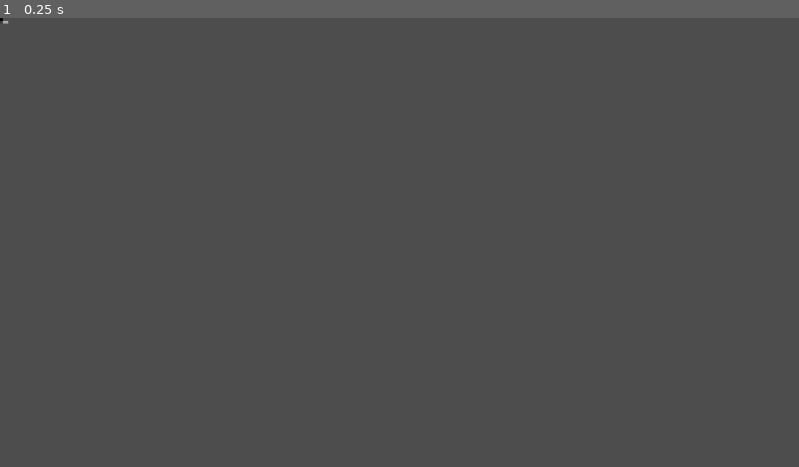
Above: before the commit, frame 1.
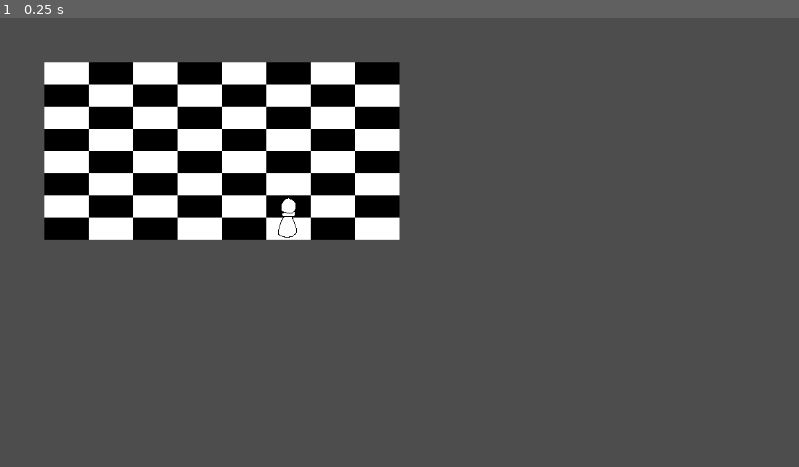
Above: after the commit, the same moment.

Repository: IAmNotIsaac/gwj-73
Game: Godot game, scene res://scenes/world.tscn
The game is run twice, just before and just after one commit, with the same random seed, the same clock (stepped at 60 frames per second) and the same inputs.
Inputs:
- Up to frame 1 (0.25 s): no input

The runs differ from the first frame. In frame 1, 18% of the frame differs, in the area x 0-51%, y 0-50%.

Commit message:
big ole overwrite, changed directions

Diff:
--- a/project.godot
+++ b/project.godot
@@ -16,12 +16,7 @@
 
 [autoload]
 
-Player="*res://singletons/player.tscn"
 Attack="*res://singletons/attack.tscn"
-
-[display]
-
-window/stretch/scale=4.0
 
 [input]
 
--- /dev/null
+++ b/scenes/piece.gd
@@ -0,0 +1,231 @@
+@tool
+class_name Piece
+extends Entity
+
+
+enum Team {
+	WHITE,
+	BLACK,
+	NEUTRAL,
+}
+
+enum Type {
+	PAWN = 1,
+	KNIGHT,
+	BISHOP,
+	ROOK,
+	QUEEN,
+	KING,
+
+	WALL,
+}
+
+const _DELTAS_KNIGHT: Array[Vector2i] = [
+	Vector2i(-1, -2),
+	Vector2i(1, -2),
+	Vector2i(2, -1),
+	Vector2i(1, 2),
+	Vector2i(2, 1),
+	Vector2i(-1, 2),
+	Vector2i(-2, -1),
+	Vector2i(-2, 1),
+]
+
+const _DELTAS_BISHOP: Array[Vector2i] = [
+	Vector2i(-1, -1),
+	Vector2i(1, -1),
+	Vector2i(1, 1),
+	Vector2i(-1, 1),
+]
+
+const _DELTAS_ROOK: Array[Vector2i] = [
+	Vector2i(0, -1),
+	Vector2i(1, 0),
+	Vector2i(0, 1),
+	Vector2i(-1, 0),
+]
+
+const _DELTAS_ROYALTY: Array[Vector2i] = [
+	Vector2i(-1, -1),
+	Vector2i(0, -1),
+	Vector2i(1, -1),
+	Vector2i(1, 0),
+	Vector2i(1, 1),
+	Vector2i(0, 1),
+	Vector2i(-1, 1),
+	Vector2i(-1, 0),
+]
+
+const _DISTANCE_BISHOP := 8
+const _DISTANCE_ROOK := 8
+const _DISTANCE_QUEEN := 8
+const _DISTANCE_KING := 1
+
+@export var team := Team.WHITE
+@export var type := Type.PAWN
+@export var direction := Direction.Cardinal
+@export var grid_position := Vector2i.ZERO:
+	set(v):
+		grid_position = v
+		_update_position()
+@export var move_count := 0
+@export var board: Board:
+	set(v):
+		board = v
+		_update_position()
+
+var _docache_movable_positions := false
+var _cache_movable_positions: Array[Vector2i] = []
+var _docache_strikeable_positions := false
+var _cache_strikeable_positions: Array[Vector2i] = []
+
+@onready var _sprite := $Sprite2D
+
+
+func _ready() -> void:
+	_update_position()
+
+
+func _update_position() -> void:
+	if not is_node_ready():
+		await ready
+
+	if board == null:
+		printerr("Piece (%s) is not associated with a board." % self)
+
+	position = board.position + Vector2(grid_position) * Vector2(Board.TILE_WIDTH, Board.TILE_HEIGHT)
+
+	if not board.is_in_board(grid_position):
+		printerr("Piece (%s) is not inside board!" % self)
+		return
+
+
+func get_movable_positions() -> Array[Vector2i]:
+	if board == null:
+		return []
+
+	if _docache_movable_positions:
+		return _cache_movable_positions
+
+	_cache_movable_positions = []
+
+	match type:
+		Type.PAWN:
+			var p0 := grid_position + Direction.vector(direction)
+			var p1 := grid_position + Direction.vector(direction) * 2
+
+			if board.is_empty(p0):
+				_cache_movable_positions.push_back(p0)
+				if move_count == 0 and board.is_open(p1):
+					_cache_movable_positions.push_back(grid_position + Direction.vector(direction) * 2)
+
+		Type.KNIGHT:
+			for d in _DELTAS_KNIGHT:
+				var p := grid_position + d
+				if board.is_open(p):
+					_cache_movable_positions.push_back(p)
+
+		Type.BISHOP:
+			for d in _DELTAS_BISHOP:
+				for i in _DISTANCE_BISHOP:
+					var p: Vector2i = grid_position + d * i
+					if not board.is_open(p):
+						break
+					_cache_movable_positions.push_back(p)
+
+		Type.ROOK:
+			for d in _DELTAS_ROOK:
+				for i in _DISTANCE_ROOK:
+					var p: Vector2i = grid_position + d * i
+					if not board.is_open(p):
+						break
+					_cache_movable_positions.push_back(p)
+
+		Type.QUEEN:
+			for d in _DELTAS_ROYALTY:
+				for i in _DISTANCE_QUEEN:
+					var p: Vector2i = grid_position + d * i
+					if not board.is_open(p):
+						break
+					_cache_movable_positions.push_back(p)
+
+		Type.KING:
+			for d in _DELTAS_ROYALTY:
+				for i in _DISTANCE_KING:
+					var p: Vector2i = grid_position + d * i
+					if board.is_open(p):
+						_cache_movable_positions.push_back(p)
+
+	_docache_movable_positions = true
+	return _cache_movable_positions
+
+
+func get_strikeable_positions() -> Array[Vector2i]:
+	if board == null:
+		return []
+
+	if _docache_strikeable_positions:
+		return _cache_strikeable_positions
+
+	_cache_strikeable_positions = []
+
+	match type:
+		Type.PAWN:
+			var f := grid_position + Direction.vector(direction)
+			var p0 := Direction.move(f, direction, Direction.Relative.LEFT)
+			var p1 := Direction.move(f, direction, Direction.Relative.RIGHT)
+
+			if board.is_piece_strikeable(p0, team):
+				_cache_strikeable_positions.push_back(p0)
+
+			if board.is_piece_strikeable(p1, team):
+				_cache_strikeable_positions.push_back(p1)
+
+		Type.KNIGHT:
+			for d in _DELTAS_KNIGHT:
+				var p := grid_position + d
+				if board.is_piece_strikeable(p, team):
+					_cache_strikeable_positions.push_back(p)
+
+		Type.BISHOP:
+			for d in _DELTAS_BISHOP:
+				for i in _DISTANCE_BISHOP:
+					var p: Vector2i = grid_position + d * i
+					if board.is_piece_strikeable(p, team):
+						_cache_strikeable_positions.push_back(p)
+						break
+
+		Type.ROOK:
+			for d in _DELTAS_ROOK:
+				for i in _DISTANCE_ROOK:
+					var p: Vector2i = grid_position + d * i
+					if board.is_piece_strikeable(p, team):
+						_cache_strikeable_positions.push_back(p)
+						break
+
+		Type.QUEEN:
+			for d in _DELTAS_ROYALTY:
+				for i in _DISTANCE_QUEEN:
+					var p: Vector2i = grid_position + d * i
+					if board.is_piece_strikeable(p, team):
+						_cache_strikeable_positions.push_back(p)
+						break
+
+		Type.KING:
+			for d in _DELTAS_ROYALTY:
+				for i in _DISTANCE_KING:
+					var p: Vector2i = grid_position + d * i
+					if board.is_piece_strikeable(p, team):
+						_cache_strikeable_positions.push_back(p)
+						break
+
+	return _cache_strikeable_positions
+
+
+static func can_team_strike_team(striker_team: Team, victim_team: Team) -> bool:
+	match striker_team:
+		Team.WHITE:
+			return victim_team == Team.BLACK
+		Team.BLACK:
+			return victim_team == Team.WHITE
+	return false
--- /dev/null
+++ b/scenes/piece.tscn
@@ -0,0 +1,13 @@
+[gd_scene load_steps=3 format=3 uid="uid://bhm65qdan0ll2"]
+
+[ext_resource type="Script" path="res://scenes/piece.gd" id="1_jfn20"]
+[ext_resource type="Texture2D" uid="uid://bx03aq0xv012f" path="res://assets/textures/placeholder_pieces.png" id="2_j74uc"]
+
+[node name="Piece" type="Node2D"]
+script = ExtResource("1_jfn20")
+
+[node name="Sprite2D" type="Sprite2D" parent="."]
+position = Vector2(0, -32)
+texture = ExtResource("2_j74uc")
+centered = false
+vframes = 2
--- a/scenes/world.tscn
+++ b/scenes/world.tscn
@@ -1,4 +1,16 @@
-[gd_scene format=3 uid="uid://bkk3xrh2lihv7"]
+[gd_scene load_steps=3 format=3 uid="uid://bkk3xrh2lihv7"]
+
+[ext_resource type="PackedScene" uid="uid://bhm65qdan0ll2" path="res://scenes/piece.tscn" id="1_k4efd"]
+[ext_resource type="Script" path="res://src/board.gd" id="2_qor4q"]
 
 [node name="World" type="Node2D"]
 texture_filter = 1
+
+[node name="Board" type="Node2D" parent="."]
+position = Vector2(64, 64)
+script = ExtResource("2_qor4q")
+
+[node name="Piece" parent="." node_paths=PackedStringArray("board") instance=ExtResource("1_k4efd")]
+position = Vector2(384, 288)
+grid_position = Vector2i(5, 7)
+board = NodePath("../Board")
--- /dev/null
+++ b/shaders/repeat.gdshader
@@ -0,0 +1,7 @@
+shader_type canvas_item;
+
+uniform vec2 scale = vec2(1.0, 1.0);
+
+void fragment() {
+	COLOR = texture(TEXTURE, UV * scale);
+}
--- a/singletons/player.gd
+++ /dev/null
@@ -1,72 +0,0 @@
-extends Entity
-
-
-const _INPUT_ACTION_PRIMARY := 0b10
-const _INPUT_ACTION_ALTERNATE := 0b01
-const _SPEED := 40.0
-
-var _direction := Vector2.RIGHT
-
-@onready var sm: StateMachine = $StateMachine
-@onready var _anim := $AnimatedSprite2D
-
-
-func _ready() -> void:
-	get_window().grab_focus()
-
-
-func _process(_delta: float) -> void:
-	_anim.rotation = _direction.angle()
-
-
-func get_input_move() -> Vector2:
-	return Input.get_vector(&"move_left", &"move_right", &"move_up", &"move_down")
-
-
-## Returns 2-bit binary, where:
-## 0bX_ = Primary action
-## 0b_X = Alternate action
-func get_input_action() -> int:
-	return (int(Input.is_action_just_pressed(&"primary")) << 1 |
-			int(Input.is_action_just_pressed(&"alternate")) )
-
-
-func _proc_idle(_delta: float) -> void:
-	if get_input_move():
-		sm.switch(&"Run")
-
-	if get_input_action() & _INPUT_ACTION_PRIMARY:
-		var settings = AttackSettings.new().set_position(position).set_direction(_direction).move_forward(0.0)
-		Attack.spawn_slash(settings)
-
-	var a := int(rad_to_deg(_direction.angle()))
-	var axis_name: String
-	if a % 90 == 0:
-		axis_name = "parallel"
-	else:
-		axis_name = "diagonal"
-	_anim.play("idle_" + axis_name)
-
-
-func _proc_run(_delta: float) -> void:
-	velocity = get_input_move() * _SPEED
-	move_and_slide()
-
-	if velocity != Vector2.ZERO:
-		_direction = velocity.normalized()
-
-	if get_input_action() & _INPUT_ACTION_PRIMARY:
-		var settings = AttackSettings.new().set_position(position).set_direction(_direction).move_forward(0.0)
-		Attack.spawn_slash(settings)
-
-	if velocity == Vector2.ZERO:
-		sm.switch(&"Idle")
-		return
-
-	var a := int(rad_to_deg(_direction.angle()))
-	var axis_name: String
-	if a % 90 == 0:
-		axis_name = "parallel"
-	else:
-		axis_name = "diagonal"
-	_anim.play("run_" + axis_name)
--- a/singletons/player.tscn
+++ /dev/null
@@ -1,126 +0,0 @@
-[gd_scene load_steps=17 format=3 uid="uid://bm75r4qha5jlp"]
-
-[ext_resource type="Script" path="res://singletons/player.gd" id="1_o4rj4"]
-[ext_resource type="Script" path="res://src/state_machine.gd" id="2_r7ls7"]
-[ext_resource type="Script" path="res://src/state.gd" id="3_hxsuw"]
-[ext_resource type="Texture2D" uid="uid://ke8j1w7rxgkt" path="res://assets/textures/placeholder_character.png" id="4_koy8w"]
-
-[sub_resource type="CircleShape2D" id="CircleShape2D_ljgqo"]
-radius = 8.0
-
-[sub_resource type="AtlasTexture" id="AtlasTexture_0mxao"]
-atlas = ExtResource("4_koy8w")
-region = Rect2(0, 8, 8, 8)
-
-[sub_resource type="AtlasTexture" id="AtlasTexture_osrt0"]
-atlas = ExtResource("4_koy8w")
-region = Rect2(0, 0, 8, 8)
-
-[sub_resource type="AtlasTexture" id="AtlasTexture_g7yhv"]
-atlas = ExtResource("4_koy8w")
-region = Rect2(8, 8, 8, 8)
-
-[sub_resource type="AtlasTexture" id="AtlasTexture_vikfa"]
-atlas = ExtResource("4_koy8w")
-region = Rect2(16, 8, 8, 8)
-
-[sub_resource type="AtlasTexture" id="AtlasTexture_2b2rx"]
-atlas = ExtResource("4_koy8w")
-region = Rect2(24, 8, 8, 8)
-
-[sub_resource type="AtlasTexture" id="AtlasTexture_4e0q0"]
-atlas = ExtResource("4_koy8w")
-region = Rect2(0, 8, 8, 8)
-
-[sub_resource type="AtlasTexture" id="AtlasTexture_ajsst"]
-atlas = ExtResource("4_koy8w")
-region = Rect2(8, 0, 8, 8)
-
-[sub_resource type="AtlasTexture" id="AtlasTexture_44d48"]
-atlas = ExtResource("4_koy8w")
-region = Rect2(16, 0, 8, 8)
-
-[sub_resource type="AtlasTexture" id="AtlasTexture_usrrm"]
-atlas = ExtResource("4_koy8w")
-region = Rect2(24, 0, 8, 8)
-
-[sub_resource type="AtlasTexture" id="AtlasTexture_wfxuh"]
-atlas = ExtResource("4_koy8w")
-region = Rect2(0, 0, 8, 8)
-
-[sub_resource type="SpriteFrames" id="SpriteFrames_d257u"]
-animations = [{
-"frames": [{
-"duration": 1.0,
-"texture": SubResource("AtlasTexture_0mxao")
-}],
-"loop": true,
-"name": &"idle_diagonal",
-"speed": 5.0
-}, {
-"frames": [{
-"duration": 1.0,
-"texture": SubResource("AtlasTexture_osrt0")
-}],
-"loop": true,
-"name": &"idle_parallel",
-"speed": 5.0
-}, {
-"frames": [{
-"duration": 1.0,
-"texture": SubResource("AtlasTexture_g7yhv")
-}, {
-"duration": 1.0,
-"texture": SubResource("AtlasTexture_vikfa")
-}, {
-"duration": 1.0,
-"texture": SubResource("AtlasTexture_2b2rx")
-}, {
-"duration": 1.0,
-"texture": SubResource("AtlasTexture_4e0q0")
-}],
-"loop": true,
-"name": &"run_diagonal",
-"speed": 8.0
-}, {
-"frames": [{
-"duration": 1.0,
-"texture": SubResource("AtlasTexture_ajsst")
-}, {
-"duration": 1.0,
-"texture": SubResource("AtlasTexture_44d48")
-}, {
-"duration": 1.0,
-"texture": SubResource("AtlasTexture_usrrm")
-}, {
-"duration": 1.0,
-"texture": SubResource("AtlasTexture_wfxuh")
-}],
-"loop": true,
-"name": &"run_parallel",
-"speed": 8.0
-}]
-
-[node name="Player" type="CharacterBody2D"]
-texture_filter = 1
-script = ExtResource("1_o4rj4")
-
-[node name="CollisionShape2D" type="CollisionShape2D" parent="."]
-shape = SubResource("CircleShape2D_ljgqo")
-
-[node name="StateMachine" type="Node" parent="." node_paths=PackedStringArray("node")]
-script = ExtResource("2_r7ls7")
-node = NodePath("..")
-default_state_name = &"Idle"
-
-[node name="Idle" type="Node" parent="StateMachine"]
-script = ExtResource("3_hxsuw")
-process_func = &"_proc_idle"
-
-[node name="Run" type="Node" parent="StateMachine"]
-script = ExtResource("3_hxsuw")
-process_func = &"_proc_run"
-
-[node name="AnimatedSprite2D" type="AnimatedSprite2D" parent="."]
-sprite_frames = SubResource("SpriteFrames_d257u")
-animation = &"run_parallel"
--- /dev/null
+++ b/src/board.gd
@@ -0,0 +1,107 @@
+@tool
+class_name Board
+extends Node2D
+
+
+const TILE_WIDTH := 64.0
+const TILE_HEIGHT := 32.0
+const _MASK_TYPE := 0b0000_1111
+const _MASK_TEAM := 0b1111_0000
+const _BOARD_TEXTURE := preload("res://assets/textures/board.png")
+const _BOARD_SHADER := preload("res://shaders/repeat.gdshader")
+
+@export var size := Vector2i(8, 8):
+	set(value):
+		size = value
+		_update_size()
+var _board_state := PackedByteArray()
+var _sprite := Sprite2D.new()
+var _click_area := ClickArea.new()
+var _click_area_shape := CollisionShape2D.new()
+
+
+func _init() -> void:
+	_sprite.centered = false
+	_sprite.texture = _BOARD_TEXTURE
+	_sprite.texture_repeat = CanvasItem.TEXTURE_REPEAT_ENABLED
+	_sprite.material = ShaderMaterial.new()
+	_sprite.material.shader = _BOARD_SHADER
+
+	_click_area.clicked.connect(_on_clicked)
+
+	_click_area_shape.shape = RectangleShape2D.new()
+	_click_area_shape.shape.size.x = size.x * TILE_WIDTH
+	_click_area_shape.shape.size.y = size.y * TILE_HEIGHT
+	_click_area_shape.position.x = float(size.x * TILE_WIDTH) * 0.5
+	_click_area_shape.position.y = float(size.y * TILE_HEIGHT) * 0.5
+
+	_update_size()
+
+
+func _enter_tree() -> void:
+	if _sprite.get_parent() == null:
+		add_child(_sprite, false, Node.INTERNAL_MODE_BACK)
+
+	if _click_area.get_parent() == null:
+		add_child(_click_area, false, Node.INTERNAL_MODE_BACK)
+
+	if _click_area_shape.get_parent() == null:
+		_click_area.add_child(_click_area_shape, false, Node.INTERNAL_MODE_BACK)
+
+
+func _update_size() -> void:
+	_sprite.scale = Vector2(size) * 0.5
+	_sprite.material.set_shader_parameter(&"scale", _sprite.scale)
+
+
+func _on_clicked(button_index: MouseButton, click_position: Vector2) -> void:
+	var p := click_position - position
+	var g := Vector2i(p / Vector2(TILE_WIDTH, TILE_HEIGHT))
+	print("Clicked %s %s %s" % [button_index, click_position, g])
+
+
+func reload_board_state() -> void:
+	_board_state.resize(size.x * size.y)
+
+
+func is_in_board(grid_position: Vector2i) -> bool:
+	var x := grid_position.x
+	var y := grid_position.y
+	return x >= 0 and x < size.x and y >= 0 and y < size.y
+
+
+func is_open(grid_position: Vector2i) -> bool:
+	if not is_in_board(grid_position):
+		return false
+	return _board_state[grid_position.x + grid_position.y * size.x] & 15 == 0
+
+
+func get_piece_type(grid_position: Vector2i) -> Piece.Type:
+	if not is_in_board(grid_position):
+		return Piece.Type.WALL
+	var s := _board_state[grid_position.x + grid_position.y * size.x]
+	return (s & _MASK_TYPE) as Piece.Type
+
+
+func get_piece_team(grid_position: Vector2i) -> Piece.Team:
+	if not is_in_board(grid_position):
+		return Piece.Team.NEUTRAL
+	var s := _board_state[grid_position.x + grid_position.y * size.x]
+	return (s & _MASK_TEAM) as Piece.Team
+
+
+func set_piece(grid_position: Vector2i, type: Piece.Type, team: Piece.Team) -> void:
+	var type_int := int(type) & _MASK_TYPE
+	var team_int := (int(team) & _MASK_TEAM) << 4
+	_board_state[grid_position.x + grid_position.y * size.x] = type_int + team_int
+
+
+func clear_piece(grid_position: Vector2i) -> void:
+	_board_state[grid_position.x + grid_position.y * size.x] = 0
+
+
+func is_piece_strikeable(grid_position: Vector2i, striker_team: Piece.Team) -> bool:
+	if get_piece_type(grid_position) == 0:
+		return false
+	var victim_team := get_piece_team(grid_position)
+	return Piece.can_team_strike_team(striker_team, victim_team)
--- /dev/null
+++ b/src/click_area.gd
@@ -0,0 +1,20 @@
+class_name ClickArea
+extends Area2D
+
+
+signal clicked(index: MouseButton, click_position: Vector2)
+
+@export_flags("Left", "Right", "Middle", "Wheel Up", "Wheel Down",
+		"Wheel Left", "Wheel Right", "X Button 1", "X Button 2")
+var filter_click_type := 7
+
+var _click_in := 0
+
+
+func _input_event(viewport: Viewport, event: InputEvent, shape_idx: int) -> void:
+	if event is InputEventMouseButton:
+		viewport.set_input_as_handled()
+		if not event.pressed and _click_in & 1 << int(event.button_index):
+			clicked.emit(event.button_index, event.position)
+		_click_in &= ~(1 << int(event.button_index))
+		_click_in |= int(event.is_pressed()) << int(event.button_index) & (filter_click_type << 1)
--- /dev/null
+++ b/src/direction.gd
@@ -0,0 +1,107 @@
+class_name Direction
+
+
+enum Cardinal {
+	NORTH,
+	EAST,
+	SOUTH,
+	WEST,
+}
+
+enum Relative {
+	FOREWARD,
+	RIGHT,
+	BACKWARD,
+	LEFT,
+}
+
+
+static func vector(p_cardinal: Cardinal) -> Vector2i:
+	match p_cardinal:
+		Cardinal.NORTH:
+			return Vector2i.UP
+		Cardinal.EAST:
+			return Vector2i.RIGHT
+		Cardinal.SOUTH:
+			return Vector2i.DOWN
+		Cardinal.WEST:
+			return Vector2i.LEFT
+	printerr("(direction.gd) vector error")
+	return Vector2i.UP
+
+
+static func cardinal(p_vector: Vector2i) -> Cardinal:
+	var dn := int(round(Vector2(p_vector).dot(Vector2i.UP)))
+	if dn == 1:
+		return Cardinal.NORTH
+	elif dn == 0:
+		return Cardinal.SOUTH
+
+	var de := int(round(Vector2(p_vector).dot(Vector2i.RIGHT)))
+	if de == 1:
+		return Cardinal.EAST
+	elif de == 0:
+		return Cardinal.WEST
+
+	printerr("(direction.gd) cardinal error")
+	return Cardinal.NORTH
+
+
+static func rotate_cardinal_cw(p_cardinal: Cardinal) -> Cardinal:
+	match p_cardinal:
+		Cardinal.NORTH:
+			return Cardinal.EAST
+		Cardinal.EAST:
+			return Cardinal.SOUTH
+		Cardinal.SOUTH:
+			return Cardinal.WEST
+		Cardinal.WEST:
+			return Cardinal.NORTH
+
+	printerr("(direction.gd) rotate cw error")
+	return Cardinal.NORTH
+
+
+static func rotate_cardinal_ccw(p_cardinal: Cardinal) -> Cardinal:
+	match p_cardinal:
+		Cardinal.NORTH:
+			return Cardinal.WEST
+		Cardinal.EAST:
+			return Cardinal.NORTH
+		Cardinal.SOUTH:
+			return Cardinal.EAST
+		Cardinal.WEST:
+			return Cardinal.SOUTH
+
+	printerr("(direction.gd) rotate ccw error")
+	return Cardinal.NORTH
+
+
+static func flip_cardinal(p_cardinal: Cardinal) -> Cardinal:
+	match p_cardinal:
+		Cardinal.NORTH:
+			return Cardinal.SOUTH
+		Cardinal.EAST:
+			return Cardinal.WEST
+		Cardinal.SOUTH:
+			return Cardinal.NORTH
+		Cardinal.WEST:
+			return Cardinal.EAST
+
+	printerr("(direction.gd) flip error")
+	return Cardinal.NORTH
+
+
+static func move(p_vector: Vector2i, p_cardinal: Cardinal, p_relative: Relative, amount := 1) -> Vector2i:
+	match p_relative:
+		Relative.FOREWARD:
+			return p_vector + vector(p_cardinal) * amount
+		Relative.RIGHT:
+			return p_vector + vector(rotate_cardinal_cw(p_cardinal)) * amount
+		Relative.BACKWARD:
+			return p_vector + vector(flip_cardinal(p_cardinal)) * amount
+		Relative.LEFT:
+			return p_vector + vector(rotate_cardinal_ccw(p_cardinal)) * amount
+
+	printerr("(direction.gd) move error")
+	return Vector2i.ZERO
--- a/src/entity.gd
+++ b/src/entity.gd
@@ -1,5 +1,5 @@
 class_name Entity
-extends CharacterBody2D
+extends Node2D
 
 
 @export var health := 2
Binary file added: assets/textures/board.png
Not shown, added: assets/textures/board.png.import
Binary file added: assets/textures/placeholder_pieces.png
Not shown, added: assets/textures/placeholder_pieces.png.import
